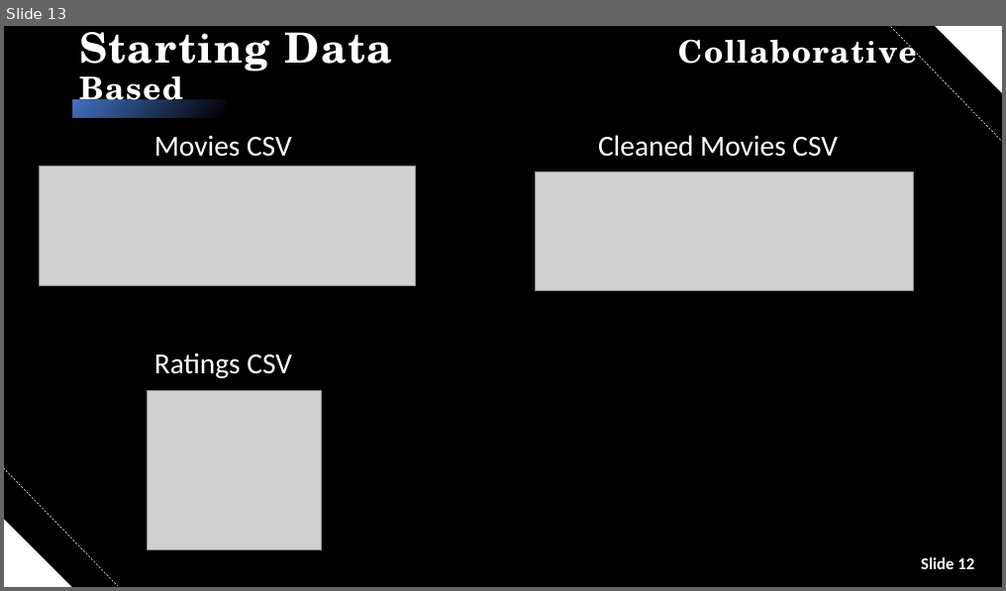
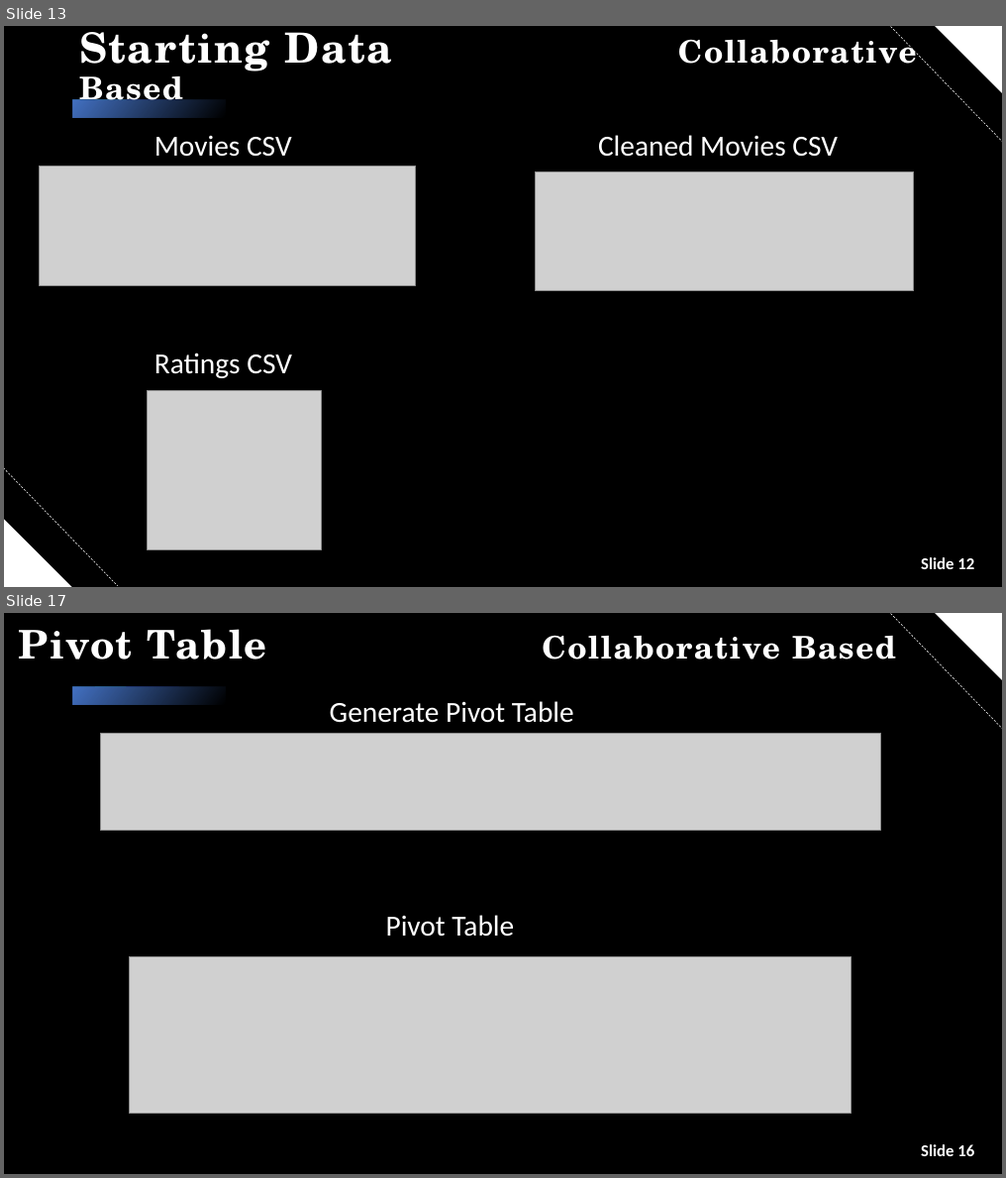
Before and after one commit to cseebec/Movie_Recommendation_P4, a slide deck: Movie Recommendation Systems.pptx. Shown one above the other, each under a label of ours: slide 13 before the commit, slides 13 and 17 after it; the slides between them are not shown. The pictures are 1006x591 and 1006x1178 pixels, drawn with LibreOffice and Linux fonts; fonts in the diff are those of the drawing; grey boxes stand for pictures; background and template pictures are left out. Boxes give left, top, right and bottom in pixels: in the first picture for what was removed or moved away, otherwise in the second. Text is boxed around its words. In the diff, an @@ line names an element or a change of style, - is before the commit and + after.

```diff
--- a/Movie Recommendation Systems.pptx
+++ b/Movie Recommendation Systems.pptx
@@ slide 17 added at (4, 613, 1002, 1174), background picture (left out); not listed: 5 template elements that a slide beside it also shows @@
@@ title added at (18, 629, 896, 660), 30 pt, text #FFFFFF, bold @@
+Pivot Table Collaborative Based
@@ text added at (330, 701, 574, 723), 28 pt, text #FFFFFF @@
+Generate Pivot Table
@@ picture added at (100, 733, 880, 830) @@
@@ text added at (386, 915, 514, 937), 28 pt, text #FFFFFF @@
+Pivot Table
@@ picture added at (130, 958, 851, 1113) @@
@@ rectangle added at (4, 1042, 151, 1174), fill #000000, outline #000000 1 pt @@
@@ text added at (921, 1145, 974, 1157), 16 pt, text #FFFFFF, bold @@
+Slide 16
```
Also in this commit, not shown: 4 slides changed, 1 other slide added, 2 other files.
